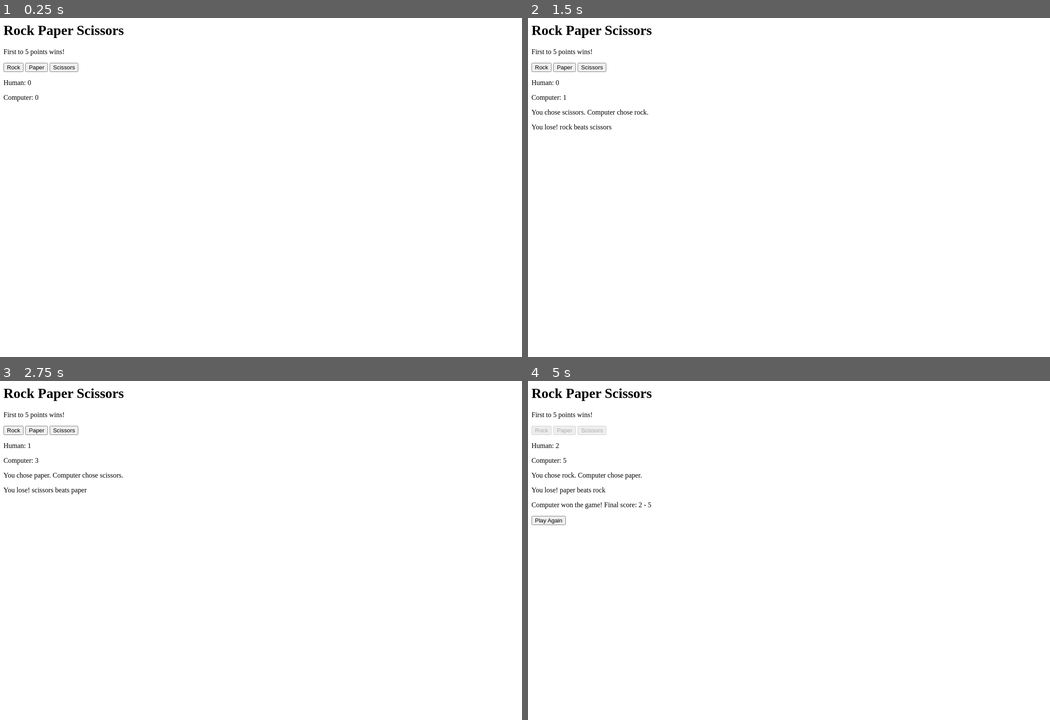
Above: before the commit, frames 1-4 (two rows, left to right).
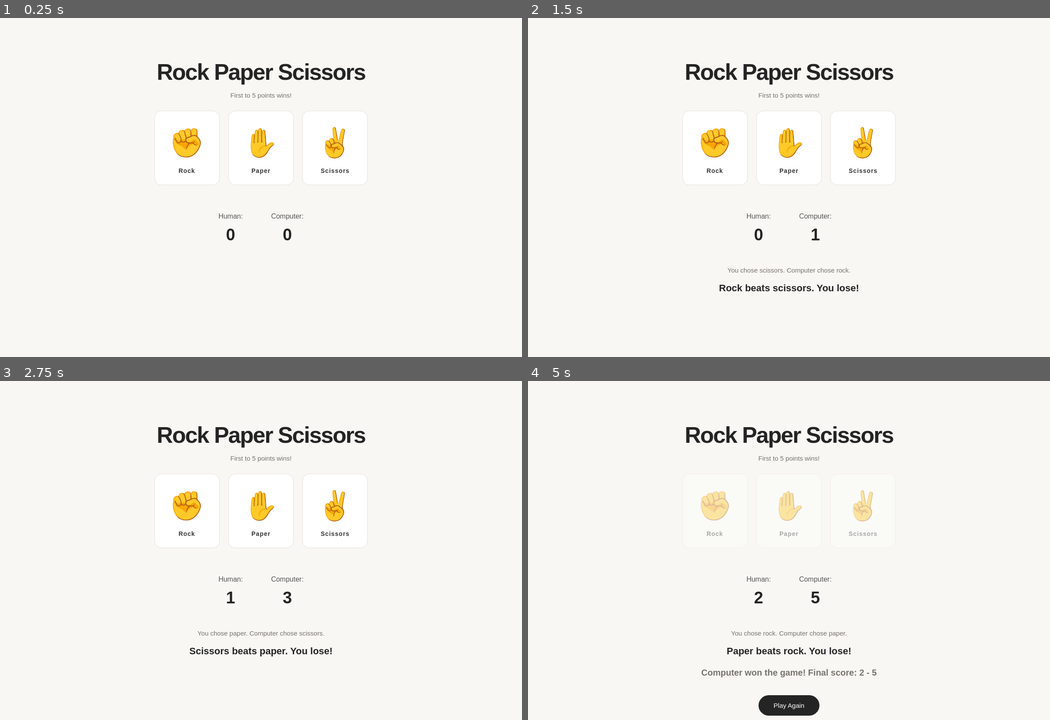
Above: after the commit, the same moments.

Repository: bamlaktekl/rock-paper-scissors
Game: browser game, page index.html
The game is run twice, just before and just after one commit, with the same random seed, the same clock (stepped at 60 frames per second) and the same inputs.
Inputs:
- Up to frame 1 (0.25 s): no input
- Up to frame 2 (1.5 s): click "Scissors" at 1.27 s
- Up to frame 3 (2.75 s): click "Paper" at 1.87 s; click "Rock" at 2.02 s; click "Paper" at 2.47 s
- Up to frame 4 (5 s): click "Rock" at 3.07 s; click "Scissors" at 3.67 s; click "Scissors" at 4.27 s; click "Paper" at 4.52 s; click "Rock" at 4.87 s

The runs differ from the first frame. In frame 1, 2.7% of the frame differs, in the area x 0-71%, y 2-66%; in frame 2, 3.3%; in frame 3, 3.3%; in frame 4, 4.2%, in the area x 0-70%, y 2-99%.

Commit message:
Style Rock Paper Scissors with minimalist UI

Diff:
--- a/index.html
+++ b/index.html
@@ -3,7 +3,8 @@
 <head>
     <meta charset="UTF-8">
     <meta name="viewport" content="width=device-width, initial-scale=1.0">
-    <title>Rock Paper Scissors</title>
+    <title>Rock, Paper, Scissors</title>
+    <link rel="stylesheet" href="style.css">
 </head>
 <body>
     <h1>Rock Paper Scissors</h1>
--- a/script.js
+++ b/script.js
@@ -1,10 +1,11 @@
+
 console.log("Hello World!");
 
-// Track scores
+// Keep track of scores
 let humanScore = 0;
 let computerScore = 0;
 
-// Random computer choice
+// Randomly choose rock, paper, or scissors
 function getComputerChoice() {
     const randomNumber = Math.floor(Math.random() * 3);
 
@@ -17,48 +18,62 @@
     }
 }
 
+// Capitalize the first letter of a choice
+function capitalize(word) {
+    return word.charAt(0).toUpperCase() + word.slice(1);
+}
+
 // Play one round
 function playRound(humanChoice, computerChoice) {
-    // Don't allow more rounds after someone reaches 5
+
+    // Stop the game once someone reaches 5 points
     if (humanScore >= 5 || computerScore >= 5) {
         return;
     }
 
     humanChoice = humanChoice.toLowerCase();
 
-    // Display both choices
+    let message = "";
+
+    // Show both players' choices in smaller text
     choices.textContent =
         "You chose " + humanChoice +
         ". Computer chose " + computerChoice + ".";
 
-    // Determine the round winner
+    // Determine the winner
     if (humanChoice === computerChoice) {
-        console.log("It's a tie!");
-        results.textContent = "It's a tie!";
+
+        message = "Both chose " + humanChoice + ". It's a tie!";
 
     } else if (
         (humanChoice === "rock" && computerChoice === "scissors") ||
         (humanChoice === "paper" && computerChoice === "rock") ||
         (humanChoice === "scissors" && computerChoice === "paper")
     ) {
+
         humanScore++;
-        console.log("You win! " + humanChoice + " beats " + computerChoice);
-        results.textContent =
-            "You win! " + humanChoice + " beats " + computerChoice;
+
+        message = capitalize(humanChoice) + " beats " +
+            computerChoice + ". You win!";
 
     } else {
+
         computerScore++;
-        console.log("You lose! " + computerChoice + " beats " + humanChoice);
-        results.textContent =
-            "You lose! " + computerChoice + " beats " + humanChoice;
+
+        message = capitalize(computerChoice) + " beats " +
+            humanChoice + ". You lose!";
     }
 
-    // Update scoreboard
+    // Display the bold result
+    results.textContent = message;
+
+    // Update the scoreboard
     humanScoreDisplay.textContent = humanScore;
     computerScoreDisplay.textContent = computerScore;
 
-    // Check for game over
+    // Check if the game is over
     if (humanScore >= 5 || computerScore >= 5) {
+
         if (humanScore >= 5) {
             gameOver.textContent =
                 "You won the game! Final score: " +
@@ -69,17 +84,17 @@
                 humanScore + " - " + computerScore;
         }
 
-        // Disable buttons
+        // Disable choice buttons
         rock.disabled = true;
         paper.disabled = true;
         scissors.disabled = true;
 
-        // Show restart button
+        // Show Play Again button
         playAgain.hidden = false;
     }
 }
 
-// Find HTML elements
+// Select HTML elements
 const rock = document.querySelector("#rock");
 const paper = document.querySelector("#paper");
 const scissors = document.querySelector("#scissors");
@@ -93,21 +108,24 @@
 
 const playAgain = document.querySelector("#play-again");
 
-// Button event listeners
+// Rock button
 rock.addEventListener("click", () => {
     playRound("rock", getComputerChoice());
 });
 
+// Paper button
 paper.addEventListener("click", () => {
     playRound("paper", getComputerChoice());
 });
 
+// Scissors button
 scissors.addEventListener("click", () => {
     playRound("scissors", getComputerChoice());
 });
 
 // Restart the game
 playAgain.addEventListener("click", () => {
+
     humanScore = 0;
     computerScore = 0;
 
@@ -124,3 +142,7 @@
 
     playAgain.hidden = true;
 });
+
+// Display initial scores
+humanScoreDisplay.textContent = humanScore;
+computerScoreDisplay.textContent = computerScore;
--- /dev/null
+++ b/style.css
@@ -0,0 +1,172 @@
+
+/* Main page */
+body {
+    font-family: Arial, Helvetica, sans-serif;
+    background-color: #f8f7f3;
+    color: #242424;
+    text-align: center;
+    min-height: 100vh;
+    margin: 0;
+    padding: 70px 20px;
+    box-sizing: border-box;
+}
+
+/* Title */
+h1 {
+    font-size: clamp(30px, 5vw, 52px);
+    font-weight: 600;
+    letter-spacing: -2px;
+    margin-bottom: 12px;
+}
+
+body > p {
+    color: #77736d;
+    font-size: 15px;
+}
+
+/* Rock, Paper, Scissors buttons */
+#rock, #paper, #scissors {
+    width: 150px;
+    min-height: 165px;
+    margin: 12px 8px;
+    padding: 24px 12px;
+    background-color: white;
+    border: 1px solid #e4e0d9;
+    border-radius: 16px;
+    cursor: pointer;
+    font-size: 14px;
+    font-weight: 600;
+    letter-spacing: 1px;
+    color: #333;
+    transition: transform 0.2s ease,
+                box-shadow 0.2s ease,
+                border-color 0.2s ease;
+}
+
+/* Hand illustrations */
+#rock::before,
+#paper::before,
+#scissors::before {
+    display: block;
+    font-size: 65px;
+    line-height: 1.5;
+    margin-bottom: 8px;
+}
+
+#rock::before {
+    content: "✊";
+}
+
+#paper::before {
+    content: "✋";
+}
+
+#scissors::before {
+    content: "✌";
+}
+
+/* Button hover effect */
+#rock:hover:not(:disabled),
+#paper:hover:not(:disabled),
+#scissors:hover:not(:disabled) {
+    transform: translateY(-5px);
+    box-shadow: 0 12px 25px rgba(0, 0, 0, 0.08);
+    border-color: #999;
+}
+
+button:focus-visible {
+    outline: 3px solid #77736d;
+    outline-offset: 3px;
+}
+
+/* Disabled buttons */
+button:disabled {
+    opacity: 0.4;
+    cursor: not-allowed;
+}
+
+/* Scoreboard */
+#score {
+    display: flex;
+    justify-content: center;
+    gap: 65px;
+    margin: 35px auto;
+}
+
+#score p {
+    font-size: 16px;
+    color: #555;
+}
+
+#human-score,
+#computer-score {
+    display: block;
+    font-size: 38px;
+    font-weight: 700;
+    color: #242424;
+    margin-top: 12px;
+}
+
+/* Round choices and results */
+#choices {
+    font-size: 15px;
+    color: #77736d;
+    margin-top: 25px;
+}
+
+#results {
+    font-size: 22px;
+    font-weight: 600;
+    margin: 20px auto;
+}
+
+#game-over {
+    font-size: 20px;
+    font-weight: 600;
+    margin-top: 25px;
+}
+
+/* Play Again button */
+#play-again {
+    background-color: #242424;
+    color: white;
+    border: none;
+    padding: 15px 35px;
+    border-radius: 30px;
+    font-size: 15px;
+    cursor: pointer;
+    margin-top: 20px;
+}
+
+#play-again:hover {
+    background-color: #555;
+}
+
+#play-again[hidden] {
+    display: none;
+}
+
+/* Smaller screens */
+@media (max-width: 600px) {
+    body {
+        padding: 40px 12px;
+    }
+
+    #rock, #paper, #scissors {
+        width: 30%;
+        min-height: 130px;
+        margin: 5px 1%;
+        padding: 12px 5px;
+        font-size: 11px;
+    }
+
+    #rock::before,
+    #paper::before,
+    #scissors::before {
+        font-size: 42px;
+    }
+
+    #score {
+        gap: 35px;
+    }
+}
